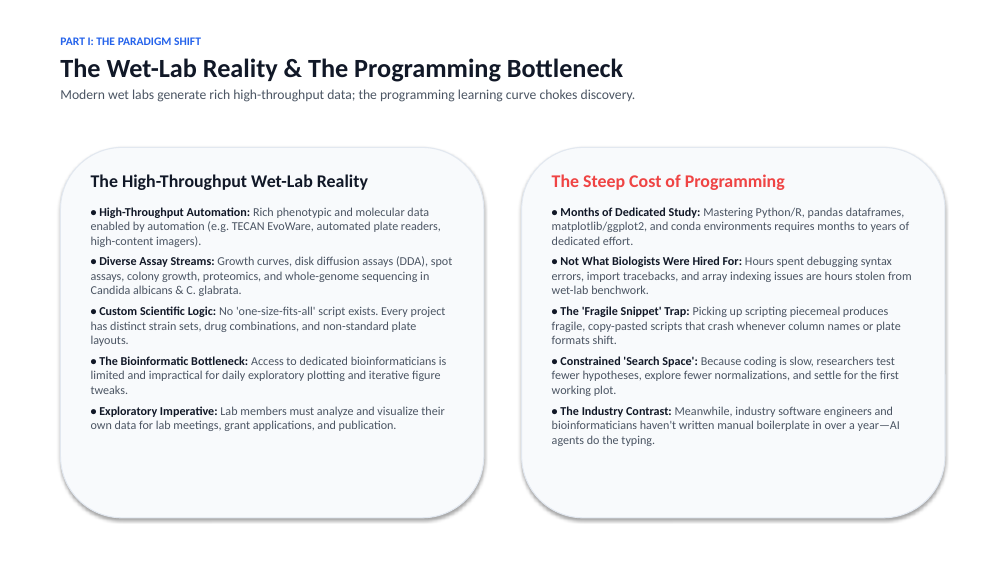
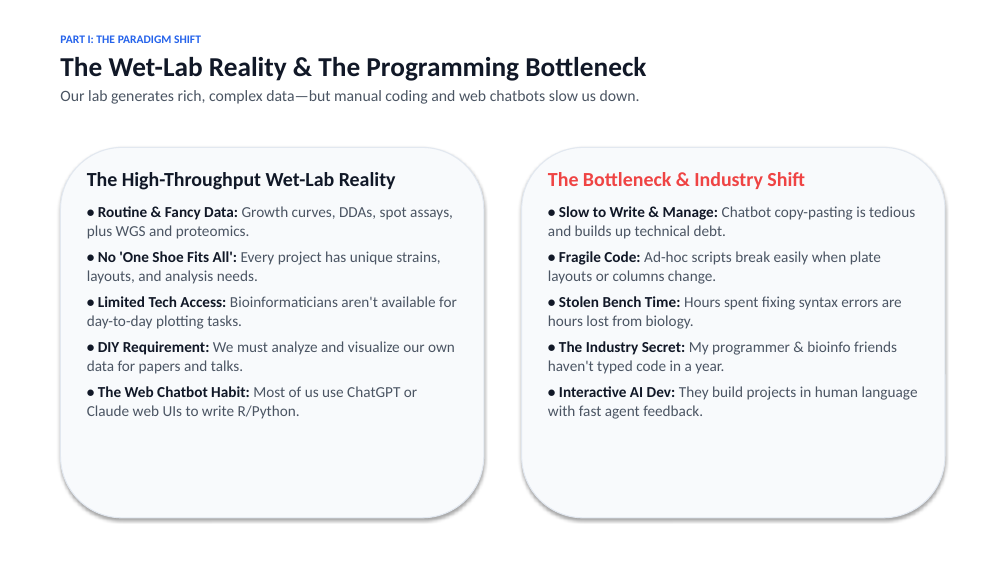
Before and after one commit to berman-lab/antigravity-intoduction-presentation, a slide deck: slide 3 of antigravity_lab_presentation.pptx. Drawn at 1008x567 pixels with LibreOffice and Linux fonts; fonts in the diff are those of the drawing. Boxes give left, top, right and bottom in pixels: in the first picture for what was removed or moved away, otherwise in the second. Text is boxed around its words. In the diff, an @@ line names an element or a change of style, - is before the commit and + after.

```diff
--- a/antigravity_lab_presentation.pptx
+++ b/antigravity_lab_presentation.pptx
@@ text at (60,57,646,81): size 25 to 26 pt in "The Wet-Lab Reality & The Programming Bottleneck" @@
@@ text at (60,90,640,104): text changed; size 13 to 15 pt @@
-Modern wet labs generate rich high-throughput data; the programming learning curve chokes discovery.
+Our lab generates rich, complex data—but manual coding and web chatbots slow us down.
@@ text at (87,172,396,190): size 17 to 19 pt in "The High-Throughput Wet-Lab Reality" @@
@@ text at (548,172,918,419): text changed; size 11.5 to 14.5 pt @@
-The Steep Cost of Programming
-• Months of Dedicated Study: Mastering Python/R, pandas dataframes, matplotlib/ggplot2, and conda environments requires months to years of dedicated effort.
-• Not What Biologists Were Hired For: Hours spent debugging syntax errors, import tracebacks, and array indexing issues are hours stolen from wet-lab benchwork.
-• The 'Fragile Snippet' Trap: Picking up scripting piecemeal produces fragile, copy-pasted scripts that crash whenever column names or plate formats shift.
-• Constrained 'Search Space': Because coding is slow, researchers test fewer hypotheses, explore fewer normalizations, and settle for the first working plot.
-• The Industry Contrast: Meanwhile, industry software engineers and bioinformaticians haven't written manual boilerplate in over a year—AI agents do the typing.
+The Bottleneck & Industry Shift
+• Slow to Write & Manage: Chatbot copy-pasting is tedious and builds up technical debt.
+• Fragile Code: Ad-hoc scripts break easily when plate layouts or columns change.
+• Stolen Bench Time: Hours spent fixing syntax errors are hours lost from biology.
+• The Industry Secret: My programmer & bioinfo friends haven't typed code in a year.
+• Interactive AI Dev: They build projects in human language with fast agent feedback.
@@ text at (87,206,457,419): text changed; size 11.5 to 14.5 pt @@
-• High-Throughput Automation: Rich phenotypic and molecular data enabled by automation (e.g. TECAN EvoWare, automated plate readers, high-content imagers).
-• Diverse Assay Streams: Growth curves, disk diffusion assays (DDA), spot assays, colony growth, proteomics, and whole-genome sequencing in Candida albicans & C. glabrata.
-• Custom Scientific Logic: No 'one-size-fits-all' script exists. Every project has distinct strain sets, drug combinations, and non-standard plate layouts.
-• The Bioinformatic Bottleneck: Access to dedicated bioinformaticians is limited and impractical for daily exploratory plotting and iterative figure tweaks.
-• Exploratory Imperative: Lab members must analyze and visualize their own data for lab meetings, grant applications, and publication.
+• Routine & Fancy Data: Growth curves, DDAs, spot assays, plus WGS and proteomics.
+• No 'One Shoe Fits All': Every project has unique strains, layouts, and analysis needs.
+• Limited Tech Access: Bioinformaticians aren't available for day-to-day plotting tasks.
+• DIY Requirement: We must analyze and visualize our own data for papers and talks.
+• The Web Chatbot Habit: Most of us use ChatGPT or Claude web UIs to write R/Python.
```
Also in this commit, not shown: 28 other slides changed, 1 other file.
